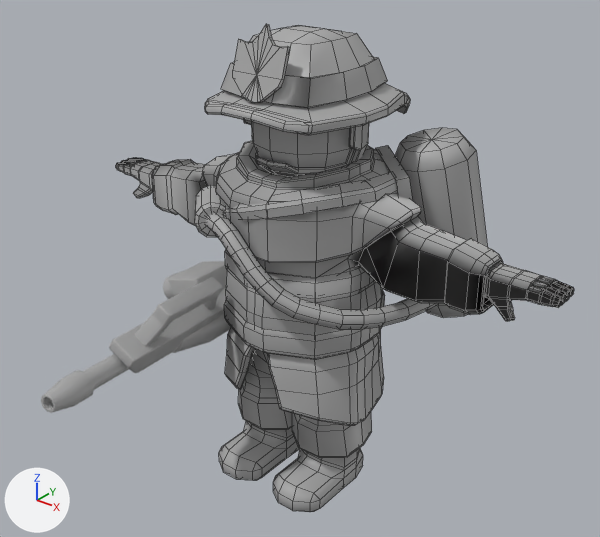
Renders of the FBX model Water Dept/Assets/Artwork/Animations/Player/Character_Idle_Flamer_Carry.fbx from each side of a commit.
Camera for both pictures: a 50 mm lens placed at (0.178, -0.226, 0.23), pointed at (-0.003, 0.001, 0.089). Arrows for +X, +Y and +Z are at lower left; the lights stay in place. The picture after the commit comes second. Mesh edges are drawn as thin lines on the coarser meshes. Where no turn or scale is listed for an object, it has been applied to the vertices.

The scene before the commit, as lines of its bpy script (objects in view):
```python
me_mesh_002 = bpy.data.meshes.new('Mesh.002')
me_mesh_002.from_pydata(...)  # 76 vertices, 57 faces; spans x -0.0308..0.0308, y -0.0307..0.0308, z 0.0268..0.0368
me_mesh_002.materials.append(mat_standardsurface1)  # grey #aaaaaa
me_mesh_003 = bpy.data.meshes.new('Mesh.003')
me_mesh_003.from_pydata(...)  # 76 vertices, 57 faces; spans x -0.0297..0.0297, y -0.0296..0.0297, z 0.0485..0.0582
me_mesh_003.materials.append(mat_standardsurface1)  # grey #aaaaaa
me_mesh_004 = bpy.data.meshes.new('Mesh.004')
me_mesh_004.from_pydata(...)  # 332 vertices, 314 faces; spans x -0.0498..0.0422, y -0.0436..0.0479, z -0.0313..0.0392
me_mesh_004.materials.append(mat_standardsurface1)  # grey #aaaaaa
ob_oxy_tank_tube = bpy.data.objects.new('Oxy_Tank_tube', me_mesh_004)
ob_oxy_tank_tube.location = (0.0159, 0.0054, 0.1038)
ob_polysurface19 = bpy.data.objects.new('polySurface19', me_mesh_003)
ob_polysurface19.location = (0.0, 0.0, 0.0429)
ob_polysurface9 = bpy.data.objects.new('polySurface9', me_mesh_002)
ob_polysurface9.location = (0.0, 0.0, 0.0419)
# also in view: 'polySurface11' at (0.0, 0.002, 0.069); 'head' at (0.0, 0.007, 0.156); 'Flamer_geo' at (-0.039, -0.032, 0.074)
```
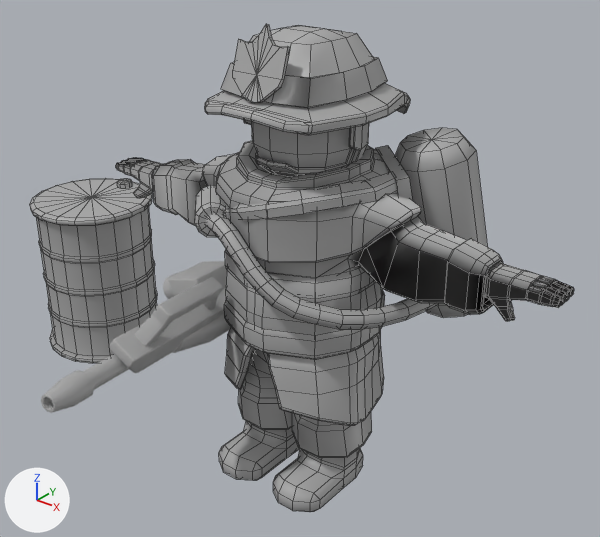
The change, as a list of edits to the scene's bpy script:
```text
Add mat_standardsurface2:
    mat_standardsurface2 = principled_material('standardSurface2')
    mat_standardsurface2.base_color = (0.4, 0.4, 0.4)  # grey #aaaaaa
Add me_mesh_006:
    me_mesh_006.from_pydata(...)  # 433 vertices, 450 faces; spans x -0.0301..0.0301, y -0.0301..0.0301, z -0.0415..0.0415
    me_mesh_006.materials.append(mat_standardsurface2)  # grey #aaaaaa
Add ob_pcylinder35:
    ob_pcylinder35 = bpy.data.objects.new('pCylinder35', me_mesh_006)
    ob_pcylinder35.location = (-0.1496, 0.0155, 0.0404)
```

Location of each change, [x1, y1, x2, y2] in pixels of the pictures (600 x 537 px):
'pCylinder35', added
    after: [30, 178, 157, 363]
